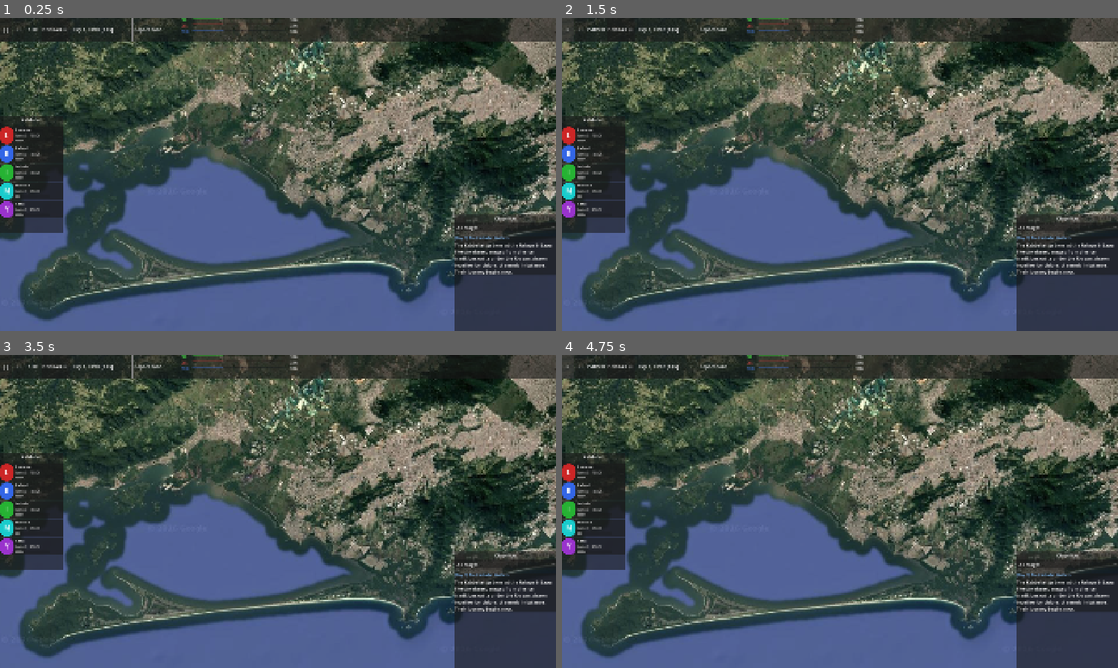
Above: before the commit, frames 1-4 (two rows, left to right).
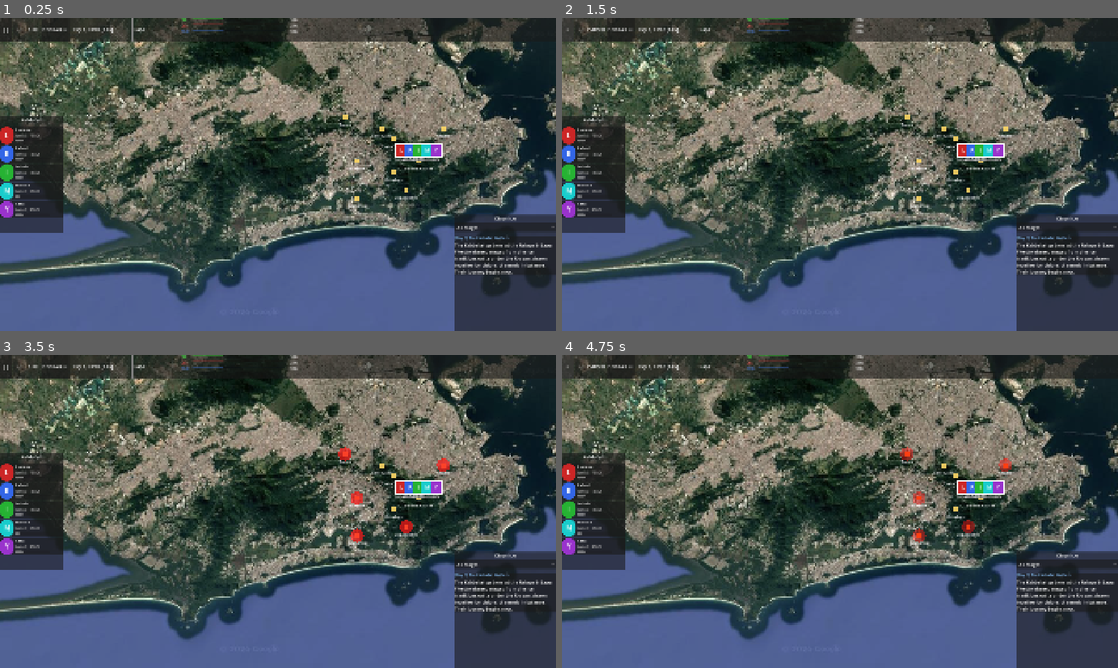
Above: after the commit, the same moments.

Repository: joao-ribeiro-medeiros/SimKaballah
Game: Godot game, scene res://scenes/main/main.tscn
Two runs of this game, one before a commit and one after it. Both use one fixed random seed, a clock stepped at 60 frames per second and the inputs below.
Inputs:
- Up to frame 1 (0.25 s): no input
- Up to frame 2 (1.5 s): click "||" at 0.5 s; click ">" at 1.25 s
- Up to frame 3 (3.5 s): click "DOBRAR >>" at 2 s; click "<<" at 2.75 s
- Up to frame 4 (4.75 s): click "All Magos" at 3.5 s; click "||" at 4.25 s

The runs differ from the first frame. In frame 1, 61% of the frame differs, in the area x 0-100%, y 0-97%; in frame 2, 61%; in frame 3, 61%; in frame 4, 61%.

Commit message:
last updates

Diff:
--- a/autoloads/encounter_manager.gd
+++ b/autoloads/encounter_manager.gd
@@ -30,6 +30,7 @@
 	for loc_id in expired_encounters:
 		_encounter_timers.erase(loc_id)
 		active_encounters.erase(loc_id)
+		SignalBus.encounter_expired.emit(loc_id)
 
 
 func tick() -> void:
--- a/autoloads/party_manager.gd
+++ b/autoloads/party_manager.gd
@@ -5,45 +5,15 @@
 var magos: Array[MagoStats] = []
 var formation: Array[String] = [] # ordered by position: 0-2 front, 3-6 back
 var current_location: String = "lapa" # refuge fallback reference
-var travel_time_per_leg: float = 30.0 # game minutes per leg
-
-# Per-mago travel progress tracking
-var _mago_travel_progress: Dictionary = {} # mago_name -> float
 
 
 func _ready() -> void:
-	SignalBus.time_tick.connect(_on_time_tick)
+	pass
 
 
-func _on_time_tick(delta_game_seconds: float) -> void:
-	for mago in magos:
-		if not mago.is_traveling or mago.travel_path.is_empty():
-			continue
-
-		var progress: float = _mago_travel_progress.get(mago.mago_name, 0.0)
-		progress += delta_game_seconds / 60.0 # convert to minutes
-		if progress >= travel_time_per_leg:
-			progress = 0.0
-			var from_loc := mago.current_location
-			mago.current_location = mago.travel_path[0]
-			mago.travel_path.remove_at(0)
-			SignalBus.mago_moved.emit(mago, from_loc, mago.current_location)
-			if mago.travel_path.is_empty():
-				mago.is_traveling = false
-				_mago_travel_progress.erase(mago.mago_name)
-			else:
-				_mago_travel_progress[mago.mago_name] = progress
-		else:
-			_mago_travel_progress[mago.mago_name] = progress
-
-
-func start_mago_travel(mago: MagoStats, path: Array[String]) -> void:
-	if path.is_empty():
-		return
-	mago.travel_path = path
-	mago.is_traveling = true
-	_mago_travel_progress[mago.mago_name] = 0.0
-	SignalBus.mago_travel_started.emit(mago, path[-1])
+func move_mago_to(mago: MagoStats, destination: String) -> void:
+	mago.current_location = destination
+	mago.is_traveling = false
 
 
 func add_mago(mago: MagoStats) -> bool:
@@ -120,7 +90,6 @@
 			SignalBus.mago_ascended.emit(mago)
 		return true
 	else:
-		# XP still spent on failed attempt
 		mago.experience -= cost
 		SignalBus.mago_stat_changed.emit(mago, "experience", mago.experience + cost, mago.experience)
 		return false
--- a/autoloads/signal_bus.gd
+++ b/autoloads/signal_bus.gd
@@ -9,6 +9,7 @@
 signal encounter_spawned(encounter_def, location_id: String)
 signal encounter_started(encounter_def, assigned_magos: Array)
 signal encounter_resolved(outcome)
+signal encounter_expired(location_id: String)
 
 # Mago
 signal mago_stat_changed(mago, stat_name: String, old_val, new_val)
--- a/project.godot
+++ b/project.godot
@@ -1,14 +1,22 @@
 ; Engine configuration file.
 ; It's best edited using the editor UI and not directly,
-; but it can also be edited with a text editor if you know what you're doing.
+; since the parameters that go here are not all obvious.
+;
+; Format:
+;   [section] ; section goes between []
+;   param=value ; assign values to parameters
 
 config_version=5
+
+[animation]
+
+compatibility/default_parent_skeleton_in_mesh_instance_3d=true
 
 [application]
 
 config/name="SimKaballah"
 run/main_scene="res://scenes/main/main.tscn"
-config/features=PackedStringArray("4.4")
+config/features=PackedStringArray("4.6")
 
 [autoload]
 
--- a/scenes/main/main.gd
+++ b/scenes/main/main.gd
@@ -461,7 +461,7 @@
 
 
 func _on_location_clicked(location_id: String) -> void:
-	# Check if any mage is at this location and not traveling
+	# Check for encounters at this location (only fires when no mago is selected)
 	var mago_present := false
 	for mago in PartyManager.magos:
 		if mago.current_location == location_id and not mago.is_traveling:
--- a/scenes/main/main.tscn
+++ b/scenes/main/main.tscn
@@ -12,10 +12,7 @@
 [node name="Main" type="Node"]
 script = ExtResource("1_main")
 
-[node name="MapLayer" type="CanvasLayer" parent="."]
-layer = 0
-
-[node name="RioMap" parent="MapLayer" instance=ExtResource("2_map")]
+[node name="RioMap" parent="." instance=ExtResource("2_map")]
 unique_name_in_owner = true
 
 [node name="UILayer" type="CanvasLayer" parent="."]
--- a/scenes/map/location_marker.gd
+++ b/scenes/map/location_marker.gd
@@ -7,6 +7,7 @@
 @onready var label: Label = $Label
 @onready var dot: Polygon2D = $Dot
 @onready var encounter_ring: Polygon2D = $EncounterRing
+@onready var encounter_label: Label = $EncounterLabel
 
 var _has_encounter: bool = false
 var _is_hovered: bool = false
@@ -15,26 +16,24 @@
 
 func _ready() -> void:
 	label.text = location_name
-	input_event.connect(_on_input_event)
 	mouse_entered.connect(_on_mouse_entered)
 	mouse_exited.connect(_on_mouse_exited)
 	if encounter_ring:
 		encounter_ring.hide()
-
-
-func _on_input_event(_viewport: Node, event: InputEvent, _shape_idx: int) -> void:
-	if event is InputEventMouseButton and event.pressed and event.button_index == MOUSE_BUTTON_LEFT:
-		SignalBus.location_clicked.emit(location_id)
+	if encounter_label:
+		encounter_label.hide()
 
 
 func _on_mouse_entered() -> void:
 	_is_hovered = true
-	modulate = Color(1.3, 1.3, 1.3)
+	if not _has_encounter:
+		modulate = Color(1.3, 1.3, 1.3)
 
 
 func _on_mouse_exited() -> void:
 	_is_hovered = false
-	modulate = Color.WHITE
+	if not _has_encounter:
+		modulate = Color.WHITE
 
 
 func get_location_data() -> Dictionary:
@@ -55,20 +54,26 @@
 	if show_it:
 		if encounter_ring:
 			encounter_ring.show()
-		# Tween-based pulsing: red/orange color oscillation on Dot
+		if encounter_label:
+			encounter_label.show()
 		_start_pulse()
 	else:
 		if encounter_ring:
 			encounter_ring.hide()
+		if encounter_label:
+			encounter_label.hide()
 		if dot:
-			dot.color = Color(1, 0.85, 0.4, 0.9) # restore original
+			dot.color = Color(1, 0.85, 0.4, 0.9)
+		modulate = Color.WHITE
 
 
 func set_highlight(on: bool) -> void:
 	if on:
 		modulate = Color(1.4, 1.3, 0.8)
 	else:
-		if _is_hovered:
+		if _has_encounter:
+			pass # pulse handles modulate
+		elif _is_hovered:
 			modulate = Color(1.3, 1.3, 1.3)
 		else:
 			modulate = Color.WHITE
@@ -78,5 +83,11 @@
 	if dot == null:
 		return
 	_encounter_tween = create_tween().set_loops()
-	_encounter_tween.tween_property(dot, "color", Color(1.0, 0.2, 0.1, 1.0), 0.5)
-	_encounter_tween.tween_property(dot, "color", Color(1.0, 0.6, 0.1, 1.0), 0.5)
+	# Pulse the dot red/orange
+	_encounter_tween.tween_property(dot, "color", Color(1.0, 0.15, 0.05, 1.0), 0.6)
+	_encounter_tween.tween_property(dot, "color", Color(1.0, 0.5, 0.05, 1.0), 0.6)
+	# Also pulse the encounter ring opacity
+	if encounter_ring:
+		var ring_tween: Tween = create_tween().set_loops()
+		ring_tween.tween_property(encounter_ring, "modulate:a", 1.0, 0.6)
+		ring_tween.tween_property(encounter_ring, "modulate:a", 0.4, 0.6)
--- a/scenes/map/location_marker.tscn
+++ b/scenes/map/location_marker.tscn
@@ -11,18 +11,28 @@
 [node name="CollisionShape2D" type="CollisionShape2D" parent="."]
 shape = SubResource("CircleShape2D_marker")
 
-[node name="Icon" type="Sprite2D" parent="."]
-scale = Vector2(0.3, 0.3)
-modulate = Color(1, 0.85, 0.4, 1)
-
 [node name="Dot" type="Polygon2D" parent="."]
 color = Color(1, 0.85, 0.4, 0.9)
 polygon = PackedVector2Array(-8, -8, 8, -8, 8, 8, -8, 8)
 
 [node name="EncounterRing" type="Polygon2D" parent="."]
+z_index = 5
 visible = false
-color = Color(1, 0.15, 0.1, 0.6)
-polygon = PackedVector2Array(-16, 0, -11, -11, 0, -16, 11, -11, 16, 0, 11, 11, 0, 16, -11, 11)
+color = Color(1, 0.1, 0.1, 0.7)
+polygon = PackedVector2Array(-24, 0, -17, -17, 0, -24, 17, -17, 24, 0, 17, 17, 0, 24, -17, 17)
+
+[node name="EncounterLabel" type="Label" parent="."]
+z_index = 6
+visible = false
+offset_left = -10.0
+offset_top = -30.0
+offset_right = 10.0
+offset_bottom = -12.0
+horizontal_alignment = 1
+vertical_alignment = 1
+theme_override_font_sizes/font_size = 18
+theme_override_colors/font_color = Color(1, 0.2, 0.1, 1)
+text = "!"
 
 [node name="Label" type="Label" parent="."]
 offset_left = -50.0
--- a/scenes/map/mago_token.gd
+++ b/scenes/map/mago_token.gd
@@ -1,18 +1,13 @@
 extends Node2D
 
-signal token_dropped(mago: MagoStats, world_position: Vector2)
-
 var mago: MagoStats = null
-
-var _is_dragging: bool = false
-var _drag_start_pos: Vector2 = Vector2.ZERO
-var _original_position: Vector2 = Vector2.ZERO
-var _mouse_pressed: bool = false
-
-const DRAG_THRESHOLD := 5.0
+var is_selected: bool = false
+var click_radius: float = 25.0
 
 @onready var shape: Polygon2D = $Shape
+@onready var outline: Polygon2D = $Outline
 @onready var initial_label: Label = $InitialLabel
+@onready var name_label: Label = $NameLabel
 
 const TRADITION_COLORS := {
 	"Order of Hermes": Color(0.8, 0.15, 0.15),
@@ -34,53 +29,26 @@
 		shape.color = color
 	if initial_label:
 		initial_label.text = mago.mago_name[0]
+	if name_label:
+		name_label.text = mago.mago_name
 
 
-func _on_area_input_event(_viewport: Node, event: InputEvent, _shape_idx: int) -> void:
-	if event is InputEventMouseButton and event.button_index == MOUSE_BUTTON_LEFT:
-		if event.pressed:
-			if mago and mago.is_traveling:
-				return
-			_mouse_pressed = true
-			_drag_start_pos = get_global_mouse_position()
-			_original_position = position
-		else:
-			_handle_release()
+func is_click_inside(world_pos: Vector2) -> bool:
+	return position.distance_to(world_pos) <= click_radius
 
 
-func _process(_delta: float) -> void:
-	if not _mouse_pressed:
-		return
-
-	if not Input.is_mouse_button_pressed(MOUSE_BUTTON_LEFT):
-		_handle_release()
-		return
-
-	var mouse_pos := get_global_mouse_position()
-	if not _is_dragging:
-		if _drag_start_pos.distance_to(mouse_pos) > DRAG_THRESHOLD:
-			_is_dragging = true
-			modulate.a = 0.7
-
-	if _is_dragging:
-		global_position = mouse_pos
-
-
-func _handle_release() -> void:
-	if not _mouse_pressed:
-		return
-	_mouse_pressed = false
-
-	if _is_dragging:
-		_is_dragging = false
-		modulate.a = 1.0
-		token_dropped.emit(mago, global_position)
+func set_selected(selected: bool) -> void:
+	is_selected = selected
+	if selected:
+		modulate = Color(1.5, 1.5, 1.5, 1.0)
+		scale = Vector2(1.4, 1.4)
+		if outline:
+			outline.color = Color(1, 1, 0, 1) # gold outline when selected
 	else:
-		# Short click — open MagoSheet
-		if mago:
-			var sheet = get_tree().get_first_node_in_group("mago_sheet")
-			if sheet and sheet.has_method("show_mago"):
-				sheet.show_mago(mago)
+		modulate = Color(1, 1, 1, 1)
+		scale = Vector2(1, 1)
+		if outline:
+			outline.color = Color(1, 1, 1, 0.8)
 
 
 func snap_to(pos: Vector2) -> void:
--- a/scenes/map/mago_token.tscn
+++ b/scenes/map/mago_token.tscn
@@ -1,29 +1,40 @@
-[gd_scene load_steps=3 format=3]
+[gd_scene load_steps=2 format=3]
 
 [ext_resource type="Script" path="res://scenes/map/mago_token.gd" id="1_token"]
 
-[sub_resource type="CircleShape2D" id="CircleShape2D_token"]
-radius = 12.0
-
 [node name="MagoToken" type="Node2D"]
+z_index = 10
 script = ExtResource("1_token")
 
+[node name="Outline" type="Polygon2D" parent="."]
+color = Color(1, 1, 1, 1)
+polygon = PackedVector2Array(-22, -24, 22, -24, 24, -20, 24, 20, 22, 24, -22, 24, -24, 20, -24, -20)
+
 [node name="Shape" type="Polygon2D" parent="."]
+z_index = 1
 color = Color(0.2, 0.6, 1, 1)
-polygon = PackedVector2Array(-10, -12, 10, -12, 12, -8, 12, 8, 10, 12, -10, 12, -12, 8, -12, -8)
+polygon = PackedVector2Array(-18, -20, 18, -20, 20, -16, 20, 16, 18, 20, -18, 20, -20, 16, -20, -16)
 
 [node name="InitialLabel" type="Label" parent="."]
-offset_left = -10.0
-offset_top = -10.0
-offset_right = 10.0
-offset_bottom = 10.0
+z_index = 2
+offset_left = -18.0
+offset_top = -16.0
+offset_right = 18.0
+offset_bottom = 16.0
 horizontal_alignment = 1
 vertical_alignment = 1
-theme_override_font_sizes/font_size = 12
+theme_override_font_sizes/font_size = 18
 
-[node name="ClickArea" type="Area2D" parent="."]
-
-[node name="CollisionShape2D" type="CollisionShape2D" parent="ClickArea"]
-shape = SubResource("CircleShape2D_token")
-
-[connection signal="input_event" from="ClickArea" to="." method="_on_area_input_event"]
+[node name="NameLabel" type="Label" parent="."]
+z_index = 2
+offset_left = -50.0
+offset_top = 26.0
+offset_right = 50.0
+offset_bottom = 42.0
+horizontal_alignment = 1
+vertical_alignment = 0
+theme_override_font_sizes/font_size = 11
+theme_override_colors/font_color = Color(1, 1, 1, 1)
+theme_override_colors/font_shadow_color = Color(0, 0, 0, 1)
+theme_override_constants/shadow_offset_x = 1
+theme_override_constants/shadow_offset_y = 1
--- a/scenes/map/rio_map.gd
+++ b/scenes/map/rio_map.gd
@@ -1,8 +1,9 @@
 extends Node2D
 
-# Location graph: location_id -> {name, position, connections}
 var locations: Dictionary = {}
 var _mago_tokens: Dictionary = {} # mago_name -> Node2D
+var _selected_mago: MagoStats = null
+var _active_tweens: Dictionary = {} # mago_name -> Tween
 
 @onready var locations_node: Node2D = $Locations
 @onready var encounter_markers_node: Node2D = $EncounterMarkers
@@ -14,12 +15,49 @@
 	queue_redraw()
 	SignalBus.encounter_spawned.connect(_on_encounter_spawned)
 	SignalBus.encounter_resolved.connect(_on_encounter_resolved)
-	SignalBus.mago_moved.connect(_on_mago_moved)
-	_spawn_mago_tokens()
-
+	SignalBus.encounter_expired.connect(_on_encounter_expired)
+	call_deferred("_spawn_mago_tokens")
+
+
+func _input(event: InputEvent) -> void:
+	if not (event is InputEventMouseButton and event.pressed and event.button_index == MOUSE_BUTTON_LEFT):
+		return
+
+	var canvas_xform: Transform2D = get_canvas_transform()
+	var world_pos: Vector2 = canvas_xform.affine_inverse() * Vector2(event.position)
+
+	# 1) Check if clicking on a mago token
+	var clicked_token = _get_token_at(world_pos)
+	if clicked_token:
+		var mago: MagoStats = clicked_token.mago
+		get_viewport().set_input_as_handled()
+		if mago.is_traveling:
+			return # can't select a traveling mago
+		if _selected_mago == mago:
+			_deselect()
+		else:
+			_select_mago(mago)
+		return
+
+	# 2) Mago selected — try to move to a location
+	if _selected_mago:
+		var loc_id: String = _get_location_at(world_pos, 80.0)
+		if not loc_id.is_empty() and loc_id != _selected_mago.current_location:
+			get_viewport().set_input_as_handled()
+			_move_selected_to(loc_id)
+		else:
+			_deselect()
+		return
+
+	# 3) No mago selected — location click for encounters
+	var loc_id: String = _get_location_at(world_pos, 80.0)
+	if not loc_id.is_empty():
+		SignalBus.location_clicked.emit(loc_id)
+
+
+# --- Drawing ---
 
 func _draw() -> void:
-	# Draw semi-transparent gold lines between connected locations
 	var drawn_pairs: Dictionary = {}
 	for loc_id in locations:
 		var loc: Dictionary = locations[loc_id]
@@ -33,10 +71,10 @@
 				continue
 			drawn_pairs[pair_key] = true
 			if neighbor_id in locations:
-				var from_pos: Vector2 = loc.position
-				var to_pos: Vector2 = locations[neighbor_id].position
-				draw_line(from_pos, to_pos, Color(1, 0.85, 0.4, 0.35), 2.0, true)
-
+				draw_line(loc.position, locations[neighbor_id].position, Color(1, 0.85, 0.4, 0.35), 2.0, true)
+
+
+# --- Location Graph ---
 
 func _build_location_graph() -> void:
 	for child in locations_node.get_children():
@@ -46,35 +84,26 @@
 
 
 func find_path(from_id: String, to_id: String) -> Array[String]:
-	# BFS pathfinding on location graph
-	if from_id == to_id:
+	if from_id == to_id or from_id not in locations or to_id not in locations:
 		return []
-	if from_id not in locations or to_id not in locations:
-		return []
-
 	var queue: Array[String] = [from_id]
 	var visited: Dictionary = {from_id: true}
-	var parent: Dictionary = {} # child -> parent
-
+	var parent: Dictionary = {}
 	while not queue.is_empty():
 		var current: String = queue.pop_front()
 		if current == to_id:
-			# Reconstruct path (excluding start)
 			var path: Array[String] = []
-			var node := to_id
+			var node: String = to_id
 			while node != from_id:
 				path.push_front(node)
 				node = parent[node]
 			return path
-
-		var connections: Array = locations[current].get("connections", [])
-		for neighbor in connections:
+		for neighbor in locations[current].get("connections", []):
 			if neighbor not in visited:
 				visited[neighbor] = true
 				parent[neighbor] = current
 				queue.append(neighbor)
-
-	return [] # No path found
+	return []
 
 
 func get_location_position(location_id: String) -> Vector2:
@@ -83,92 +112,121 @@
 	return Vector2.ZERO
 
 
-func get_nearest_location(world_pos: Vector2, max_distance: float = 80.0) -> String:
-	var best_id := ""
-	var best_dist := max_distance
+# --- Hit Detection ---
+
+func _get_token_at(world_pos: Vector2) -> Node2D:
+	for mago_name in _mago_tokens:
+		var token: Node2D = _mago_tokens[mago_name]
+		if token.has_method("is_click_inside") and token.is_click_inside(world_pos):
+			return token
+	return null
+
+
+func _get_location_at(world_pos: Vector2, max_dist: float = 80.0) -> String:
+	var best_id: String = ""
+	var best_dist: float = max_dist
 	for loc_id in locations:
-		var loc_pos: Vector2 = locations[loc_id].position
-		var dist := world_pos.distance_to(loc_pos)
+		var dist: float = world_pos.distance_to(locations[loc_id].position)
 		if dist < best_dist:
 			best_dist = dist
 			best_id = loc_id
 	return best_id
 
 
+# --- Token Spawning ---
+
 func _spawn_mago_tokens() -> void:
-	var token_scene := preload("res://scenes/map/mago_token.tscn")
-	var idx := 0
+	var token_scene: PackedScene = preload("res://scenes/map/mago_token.tscn")
+	var idx: int = 0
 	for mago in PartyManager.magos:
 		var token: Node2D = token_scene.instantiate()
 		party_tokens_node.add_child(token)
 		if token.has_method("setup"):
 			token.setup(mago)
-		# Connect drag signal
-		if token.has_signal("token_dropped"):
-			token.token_dropped.connect(_on_token_dropped)
-		# Position at mago's current location
-		var start_pos := get_location_position(mago.current_location)
-		var offset := Vector2((idx - 2) * 18, 0)
+		var start_pos: Vector2 = get_location_position(mago.current_location)
+		var offset: Vector2 = Vector2((idx - 2) * 30, 0)
 		token.position = start_pos + offset
 		_mago_tokens[mago.mago_name] = token
 		idx += 1
 
 
 func _get_mago_offset(mago_name: String) -> Vector2:
-	var idx := 0
-	for name in _mago_tokens:
-		if name == mago_name:
+	var idx: int = 0
+	for n in _mago_tokens:
+		if n == mago_name:
 			break
 		idx += 1
-	return Vector2((idx - 2) * 18, 0)
-
-
-func _on_token_dropped(mago: MagoStats, world_pos: Vector2) -> void:
+	return Vector2((idx - 2) * 30, 0)
+
+
+# --- Selection ---
+
+func _select_mago(mago: MagoStats) -> void:
+	_deselect()
+	_selected_mago = mago
+	var token = _mago_tokens.get(mago.mago_name)
+	if token and token.has_method("set_selected"):
+		token.set_selected(true)
+
+
+func _deselect() -> void:
+	if _selected_mago:
+		var token = _mago_tokens.get(_selected_mago.mago_name)
+		if token and token.has_method("set_selected"):
+			token.set_selected(false)
+		_selected_mago = null
+
+
+# --- Movement ---
+
+func _move_selected_to(location_id: String) -> void:
+	var mago: MagoStats = _selected_mago
+	_deselect()
+
+	if mago.is_traveling:
+		return
+
+	var path: Array[String] = find_path(mago.current_location, location_id)
+	if path.is_empty():
+		return
+
+	# Mark as traveling so they can't be selected again mid-move
+	mago.is_traveling = true
+
+	# Kill any existing tween for this mago
+	if _active_tweens.has(mago.mago_name):
+		var old_tween: Tween = _active_tweens[mago.mago_name]
+		if old_tween and old_tween.is_valid():
+			old_tween.kill()
+
 	var token: Node2D = _mago_tokens.get(mago.mago_name)
 	if not token:
-		return
-
-	var target_id := get_nearest_location(world_pos)
-	if target_id.is_empty() or target_id == mago.current_location:
-		# Snap back
-		var offset := _get_mago_offset(mago.mago_name)
-		token.snap_to(get_location_position(mago.current_location) + offset)
-		return
-
-	var path := find_path(mago.current_location, target_id)
-	if path.is_empty():
-		# No path — snap back
-		var offset := _get_mago_offset(mago.mago_name)
-		token.snap_to(get_location_position(mago.current_location) + offset)
-		return
-
-	# Start travel
-	PartyManager.start_mago_travel(mago, path)
-	_animate_mago_travel(mago.mago_name, path)
-
-
-func _animate_mago_travel(mago_name: String, path: Array[String]) -> void:
-	var token: Node2D = _mago_tokens.get(mago_name)
-	if not token:
-		return
-	var offset := _get_mago_offset(mago_name)
-	var tween := create_tween()
+		mago.is_traveling = false
+		return
+
+	var offset: Vector2 = _get_mago_offset(mago.mago_name)
+	var tween: Tween = create_tween()
+	_active_tweens[mago.mago_name] = tween
+
 	for loc_id in path:
-		var target := get_location_position(loc_id)
-		tween.tween_property(token, "position", target + offset, 0.5)
-
-
-func _on_mago_moved(mago: MagoStats, _from_location_id: String, to_location_id: String) -> void:
-	# Ensure token is at correct position when mago arrives at waypoint
-	var token: Node2D = _mago_tokens.get(mago.mago_name)
-	if token:
-		var offset := _get_mago_offset(mago.mago_name)
-		token.position = get_location_position(to_location_id) + offset
-	# Highlight location markers during drag handled by _process in location_marker
-
+		var target: Vector2 = get_location_position(loc_id)
+		tween.tween_property(token, "position", target + offset, 0.4)
+
+	# When tween finishes, update data and check for encounters
+	var final_location: String = path[-1]
+	var mago_name: String = mago.mago_name
+	tween.finished.connect(func():
+		PartyManager.move_mago_to(mago, final_location)
+		_active_tweens.erase(mago_name)
+		# Auto-trigger encounter if one exists at arrival location
+		if EncounterManager.has_encounter_at(final_location):
+			SignalBus.location_clicked.emit(final_location)
+	)
+
+
+# --- Encounters ---
 
 func _on_encounter_spawned(enc_def: EncounterDef, location_id: String) -> void:
-	# Add visual marker at location
 	for child in locations_node.get_children():
 		if child.has_method("get_location_data"):
 			var data: Dictionary = child.get_location_data()
@@ -177,10 +235,18 @@
 				break
 
 
+func _on_encounter_expired(location_id: String) -> void:
+	_clear_encounter_marker(location_id)
+
+
 func _on_encounter_resolved(outcome: EncounterOutcome) -> void:
+	_clear_encounter_marker(outcome.location_id)
+
+
+func _clear_encounter_marker(location_id: String) -> void:
 	for child in locations_node.get_children():
 		if child.has_method("get_location_data"):
 			var data: Dictionary = child.get_location_data()
-			if data.id == outcome.location_id:
+			if data.id == location_id:
 				child.show_encounter_marker(false)
 				break
--- a/scenes/map/rio_map.tscn
+++ b/scenes/map/rio_map.tscn
@@ -89,8 +89,8 @@
 z_index = 4
 
 [node name="MapCamera" type="Camera2D" parent="."]
-position = Vector2(1341, 542)
-zoom = Vector2(0.8, 0.8)
+position = Vector2(2100, 460)
+zoom = Vector2(1.0, 1.0)
 limit_left = 0
 limit_top = 0
 limit_right = 2682
--- a/scenes/ui/hud.tscn
+++ b/scenes/ui/hud.tscn
@@ -31,7 +31,7 @@
 [node name="LocationLabel" type="Label" parent="HBox"]
 unique_name_in_owner = true
 layout_mode = 2
-text = "Copacabana"
+text = "Lapa"
 custom_minimum_size = Vector2(150, 0)
 
 [node name="Sep3" type="VSeparator" parent="HBox"]
